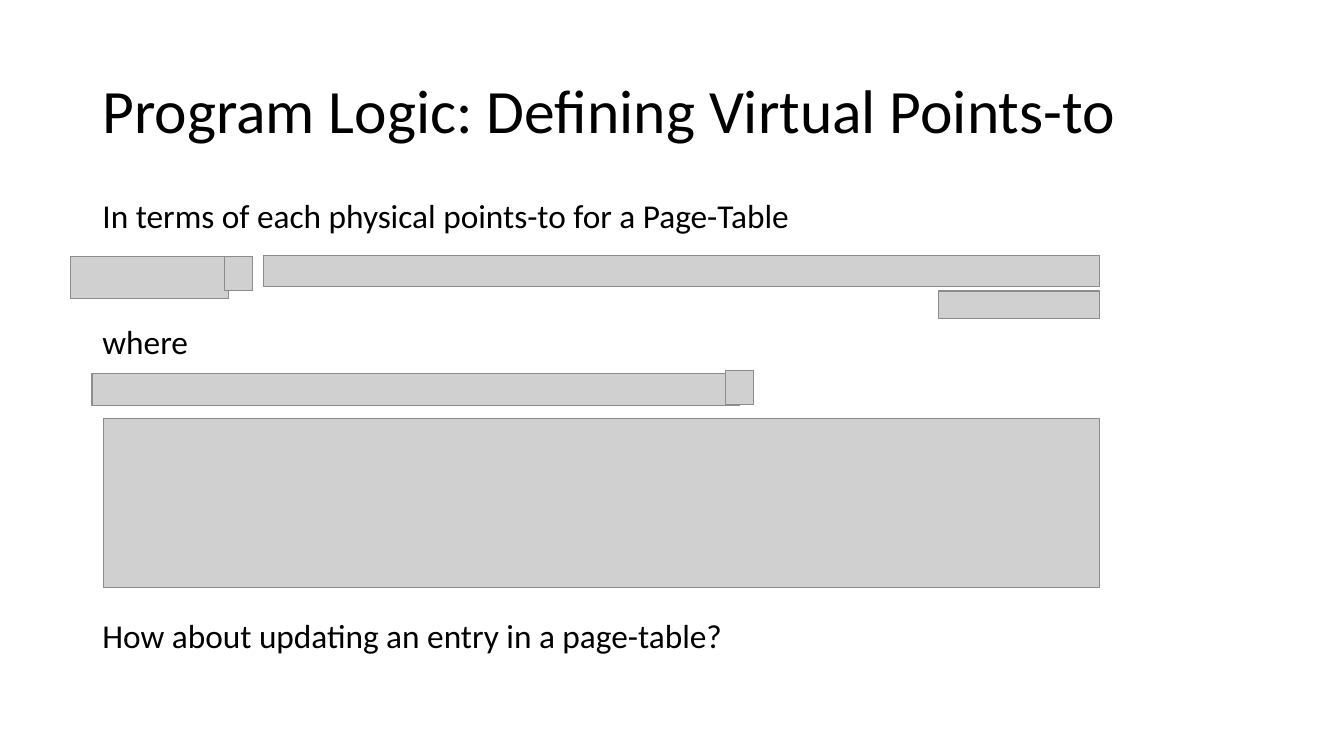
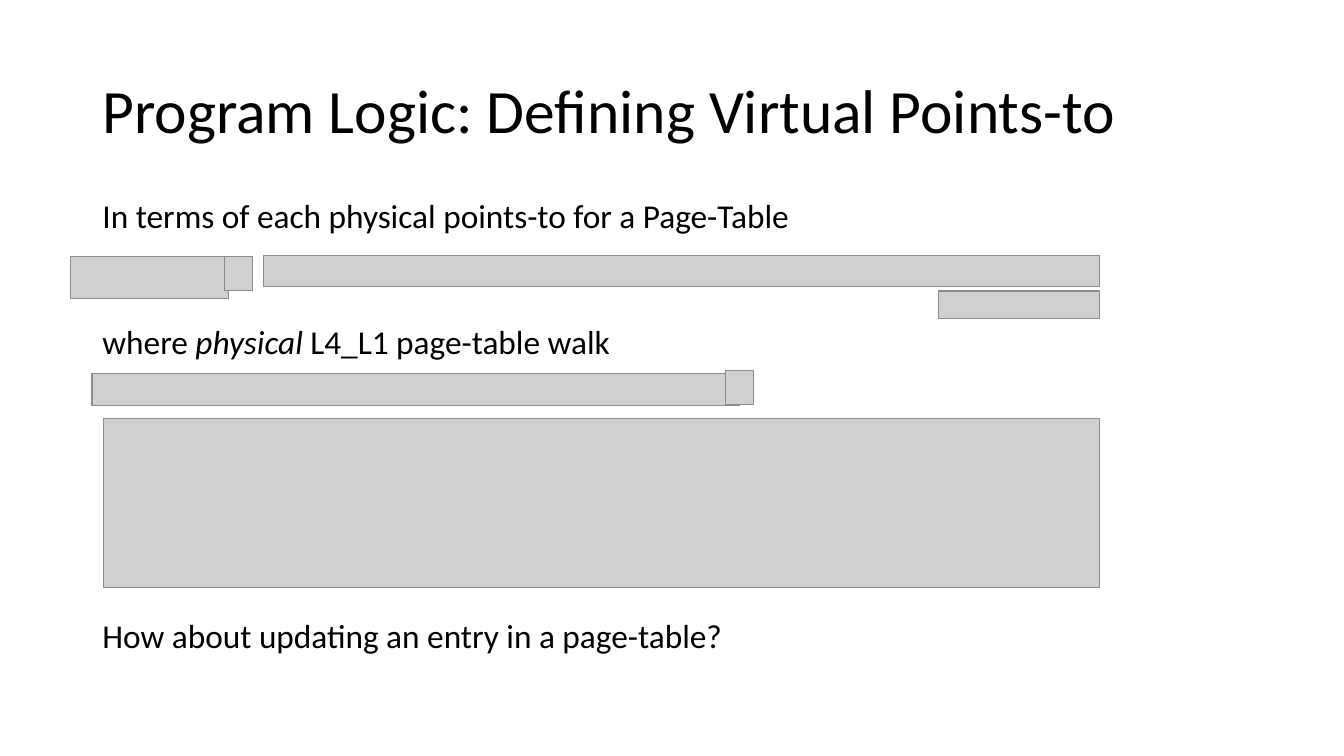
Before and after one commit to Contingent-Systems/vkern_paper, a slide deck: slide 7 of loca_virt_draft.pptx (slide 6 before the commit). Drawn at 1344x756 pixels with LibreOffice and Linux fonts; fonts in the diff are those of the drawing; grey boxes stand for pictures. Boxes give left, top, right and bottom in pixels: in the first picture for what was removed or moved away, otherwise in the second. Text is boxed around its words. In the diff, an @@ line names an element or a change of style, - is before the commit and + after.

```diff
--- a/loca_virt_draft.pptx
+++ b/loca_virt_draft.pptx
@@ text at <box>102,331,610,360</box>: text changed @@
-where
+where physical L4_L1 page-table walk
```
Also in this commit, not shown: 3 other slides changed, 1 slide added.
